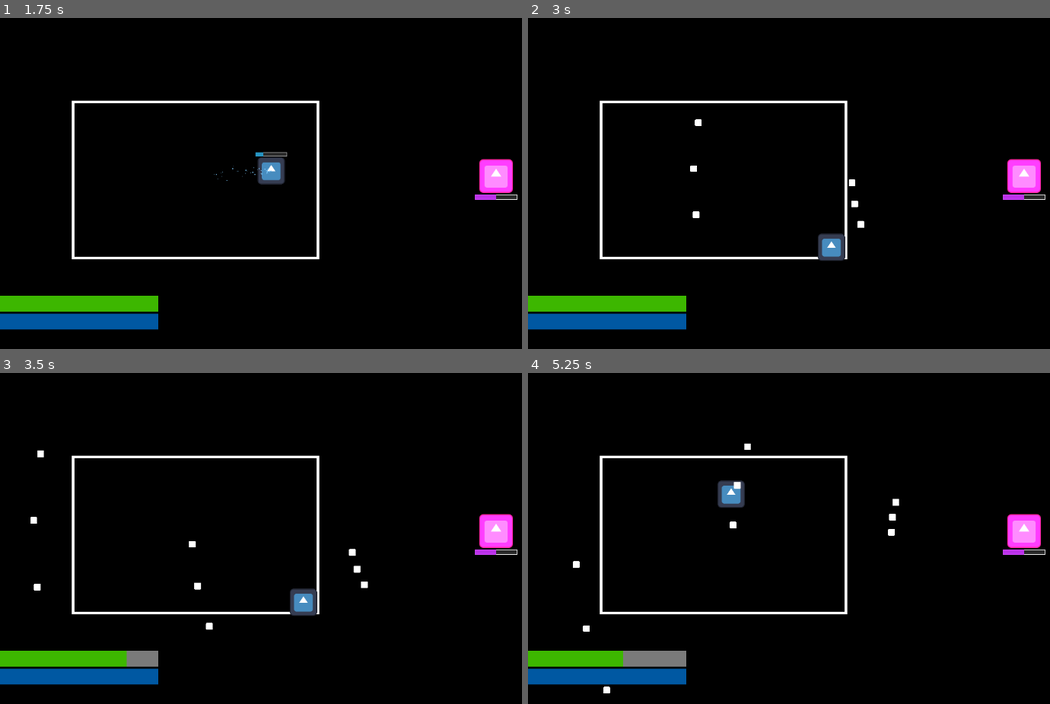
Above: before the commit, frames 1-4 (two rows, left to right).
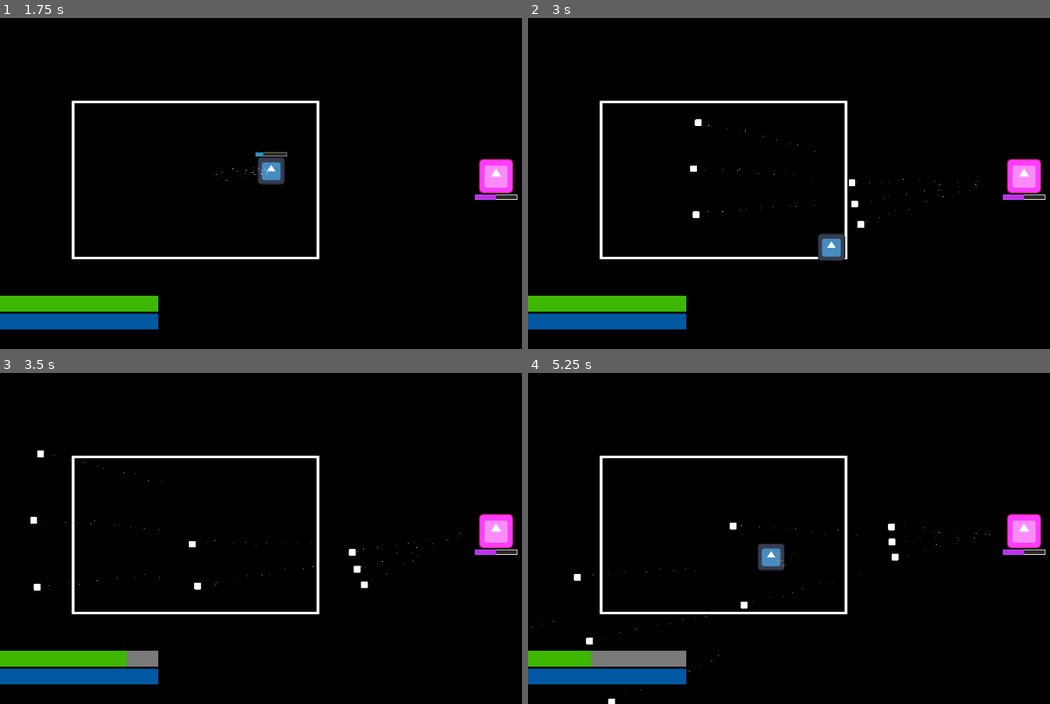
Above: after the commit, the same moments.

Repository: kriegueur/shovel_jam
Game: Godot game, scene res://scenes/battle_scene.tscn
Two runs of this game, one before a commit and one after it. Both use one fixed random seed, a clock stepped at 60 frames per second and the inputs below. The engine's default icon, where the game draws it, is replaced by a stand-in: a white triangle on a blue panel in a dark square.
Inputs:
- Up to frame 1 (1.75 s): click "Attack" at 0.5 s; tap Enter (ui_accept) at 1.25, 1.52 s; hold D (right) from 1.28 s (still down); tap Shift (dash) at 1.35 s
- Up to frame 2 (3 s): release D (right) at 2.03 s; hold S (down) 2.03-2.78 s; tap Shift (dash) at 2.1, 2.85 s; tap Enter (ui_accept) at 2.27 s; hold D (right) from 2.78 s (still down)
- Up to frame 3 (3.5 s): keep holding D (right)
- Up to frame 4 (5.25 s): release D (right) at 3.53 s; hold W (up) 3.53-4.28 s; tap Shift (dash) at 3.6, 4.35, 5.1 s; tap Enter (ui_accept) at 3.77, 4.52 s; hold A (left) from 4.28 s (still down)

Frame 1 is identical in both runs. In frame 2, less than 0.1% of the frame differs, in the area x 33-87%, y 32-62%; in frame 3, 0.5%; in frame 4, 1.6%, in the area x 0-89%, y 21-100%.

Commit message:
feat(recovery_projectile_handler): adding recovery state and EXPLOSION

Diff:
--- a/scenes/projectile_component.tscn
+++ b/scenes/projectile_component.tscn
@@ -14,3 +14,12 @@
 
 [node name="CollisionShape2D" type="CollisionShape2D" parent="Area2D"]
 shape = SubResource("RectangleShape2D_mtgpy")
+
+[node name="CPUParticles2D" type="CPUParticles2D" parent="."]
+amount = 10
+lifetime = 0.5
+randomness = 1.0
+emission_shape = 1
+emission_sphere_radius = 5.6
+direction = Vector2(0, 0)
+spread = 180.0
--- a/scenes/small_white_projectile.tscn
+++ b/scenes/small_white_projectile.tscn
@@ -14,4 +14,7 @@
 
 [node name="projectile_component" parent="." instance=ExtResource("3_pxjsh")]
 
+[node name="CPUParticles2D" parent="projectile_component" index="1"]
+gravity = Vector2(0, 98)
+
 [editable path="projectile_component"]
--- a/scripts/player.gd
+++ b/scripts/player.gd
@@ -7,7 +7,8 @@
 	MOVE,
 	DASHING,
 	PARRYING,
-	SHIELD
+	SHIELD,
+	RECOVERY
 }
 
 signal player_hit(percent: float)
@@ -16,6 +17,7 @@
 var state : PlayerState = PlayerState.WAIT
 
 const SPEED = 200
+const RECOVERY_SPEED = 100
 const DASH_SPEED = 600
 const DASH_DURATION = 0.3
 const DASH_COOLDOWN = 1.5
@@ -23,6 +25,9 @@
 const PARRY_FRAME = 3
 const SHIELD_DAMAGE_REDUCTION = 0.2
 const PARRY_COOLDOWN = 2.0
+
+const RECOVERY_FRAMES = 60
+const RECOVERY_BLINK_FRAMES = 8
 
 var dash_direction : Vector2 = Vector2.ZERO
 var dash_timer : float = 0.0
@@ -33,6 +38,10 @@
 var parry_cooldown_timer : float = 0.0
 var can_parry: bool = true
 var last_enemy_position: Vector2
+
+var recovery_frames_remaining = 0
+var recovery_blink_counter = 0
+var is_invulnerable: bool = false
 
 # Called when the node enters the scene tree for the first time.
 func _ready() -> void:
@@ -43,27 +52,38 @@
 	parry_setup()
 
 func handle_hit(area: Area2D):
+	if is_invulnerable and state != PlayerState.PARRYING:
+		return
+
+	var projectile_component = area.get_parent() as ProjectileComponent
+	var damage : int
+
 	match state:
 		PlayerState.PARRYING:
 			parry_projectile(area)
 		PlayerState.SHIELD:
-			var projectile_component = area.get_parent() as ProjectileComponent
-			var damage : int
 			if projectile_component != null:
 				damage = projectile_component.DAMAGE
 			else:
 				damage = 20
 				print("WARNING projectile did not have projectile component")
 			player_hit.emit(round(damage * SHIELD_DAMAGE_REDUCTION * GameState.shield_efficiency_multiplier))
+			start_recovery()
+			destroy_projectile(projectile_component)
 		_:
-			var projectile_component = area.get_parent() as ProjectileComponent
-			var damage : int
 			if projectile_component != null:
 				damage = projectile_component.DAMAGE
 			else:
 				damage = 20
 				print("WARNING projectile did not have projectile component")
 			player_hit.emit(damage)
+			start_recovery()
+			destroy_projectile(projectile_component)
+
+func destroy_projectile(projectile_node: ProjectileComponent):
+	if projectile_node != null and is_instance_valid(projectile_node):
+		projectile_node.destroy_projectile(projectile_node.global_position)
+
 
 func parry_projectile(projectile_area: Area2D):
 	var projectile_component : ProjectileComponent = projectile_area.get_parent()
@@ -161,6 +181,8 @@
 	move_and_slide()
 
 func start_dash(direction: Vector2):
+	if (state == PlayerState.RECOVERY):
+		stop_recovery()
 	state = PlayerState.DASHING
 	dash_direction = direction
 	dash_timer = 0.0
@@ -207,6 +229,49 @@
 	)
 	timer.start()
 
+func start_recovery():
+	if state == PlayerState.RECOVERY or state == PlayerState.SHIELD:
+		return
+
+	state = PlayerState.RECOVERY
+	recovery_frames_remaining = RECOVERY_FRAMES
+	recovery_blink_counter = RECOVERY_BLINK_FRAMES
+	is_invulnerable = true
+
+func update_recovery_state():
+	recovery_blink_counter += 1
+	recovery_frames_remaining -= 1
+	if recovery_blink_counter >= RECOVERY_BLINK_FRAMES:
+		recovery_blink_counter = 0
+		modulate.a = 1.0 - modulate.a
+	if recovery_frames_remaining <= 0:
+		stop_recovery()
+
+func stop_recovery():
+	state = PlayerState.MOVE
+	is_invulnerable = false
+	recovery_blink_counter = 0
+	recovery_frames_remaining = 0
+	modulate.a = 1.0
+
+func recovery_handler(delta: float):
+	update_recovery_state()
+
+	var input_vector = Input.get_vector("left","right","up","down")
+	velocity = input_vector * RECOVERY_SPEED * GameState.speed_multiplier * 0.7
+
+	if Input.is_action_just_pressed("dash") and can_dash and input_vector != Vector2.ZERO:
+		stop_recovery()
+		start_dash(input_vector.normalized())
+		return
+
+	if Input.is_action_just_pressed("parry&shield") and can_parry:
+		stop_recovery()
+		start_parry()
+		return
+
+	move_and_slide()
+
 func _physics_process(delta: float) -> void:
 	show_dash_progressbar(delta)
 	show_parry_progressbar(delta)
@@ -220,6 +285,8 @@
 			parrying_handler(delta)
 		PlayerState.SHIELD:
 			shielding_handler(delta)
+		PlayerState.RECOVERY:
+			recovery_handler(delta)
 		_:
 			pass
 
@@ -246,3 +313,4 @@
 	state = PlayerState.WAIT
 	reset_dash()
 	reset_parry()
+	stop_recovery()
--- a/scripts/projectile.gd
+++ b/scripts/projectile.gd
@@ -11,5 +11,6 @@
 	global_position = startPos
 	global_rotation = startRot
 
-func reverse_dir():
-	return dir * -1
+func cleanse() -> void:
+	for i in range(0, get_child_count()):
+		get_child(i).queue_free()
--- a/scripts/projectile_component.gd
+++ b/scripts/projectile_component.gd
@@ -13,3 +13,46 @@
 func return_to_sender():
 	var sender_position = get_parent().get_parent().global_position
 	parent.dir = (sender_position - global_position).normalized()
+
+func create_explosion_gradient() -> Gradient:
+	var gradient = Gradient.new()
+	gradient.add_point(0.0, Color(1.0, 1.0, 0.8, 1.0))  # Blanc chaud au début
+	gradient.add_point(0.3, Color(1.0, 0.6, 0.1, 1.0))  # Orange vif
+	gradient.add_point(0.7, Color(0.8, 0.2, 0.1, 0.8))  # Rouge foncé
+	gradient.add_point(1.0, Color(0.3, 0.1, 0.1, 0.0))  # Disparition
+	return gradient
+
+func destroy_projectile(hit_position: Vector2):
+	var parent_projectile = get_parent()
+	var particles = CPUParticles2D.new()
+	parent_projectile.cleanse()
+
+	parent_projectile.add_child(particles)
+	particles.global_position = hit_position
+
+	particles.emitting = true
+	particles.amount = 60
+	particles.lifetime = 0.8
+	particles.emission_shape = CPUParticles2D.EMISSION_SHAPE_SPHERE
+	particles.emission_sphere_radius = 2.0
+	particles.direction = Vector2(1, 0)
+	particles.spread = 360.0
+	particles.initial_velocity_min = 80.0
+	particles.initial_velocity_max = 200.0
+	particles.scale_amount_min = 0.8
+	particles.scale_amount_max = 2.0
+	particles.color = Color(1.0, 0.6, 0.1, 1.0)
+	particles.gravity = Vector2(0, 50)
+	particles.linear_accel_min = -100.0
+	particles.linear_accel_max = -50.0
+	particles.color_ramp = create_explosion_gradient()
+
+	var timer = Timer.new()
+	get_parent().add_child(timer)
+	timer.wait_time = 0.3
+	timer.one_shot = true
+	timer.timeout.connect(func():
+		particles.queue_free()
+		timer.queue_free()
+	)
+	timer.start()
Not shown: 1 places in scenes/projectile_component.tscn that only renumber resources
